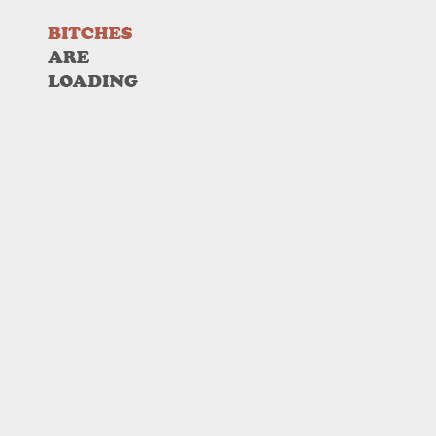
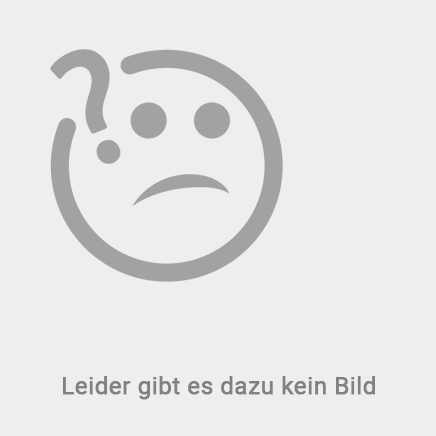
Layer changes from the first 436×436 image to the second:
added layer "Leider gibt es dazu kein Bild" (65%) above "Ebene 1" over [63, 376, 375, 400]
added layer "Ebene 1" (multiply, 40%) above "Bitches are loading" over [50, 49, 283, 282]
hid "Bitches are loading" over [48, 27, 139, 87]
